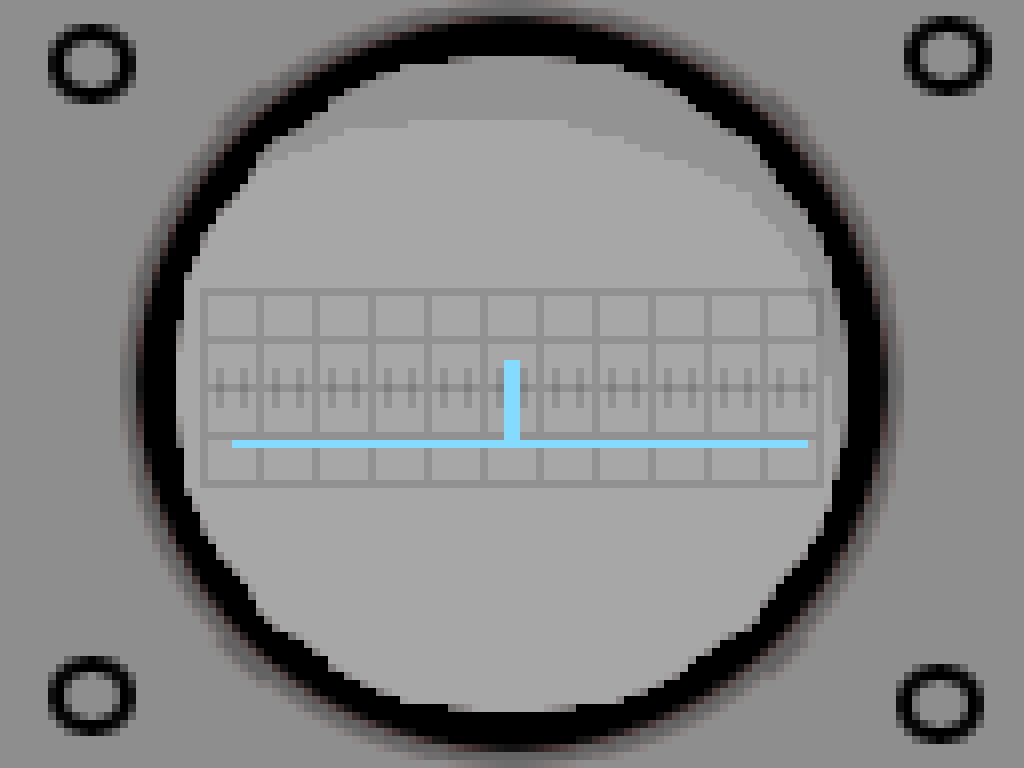
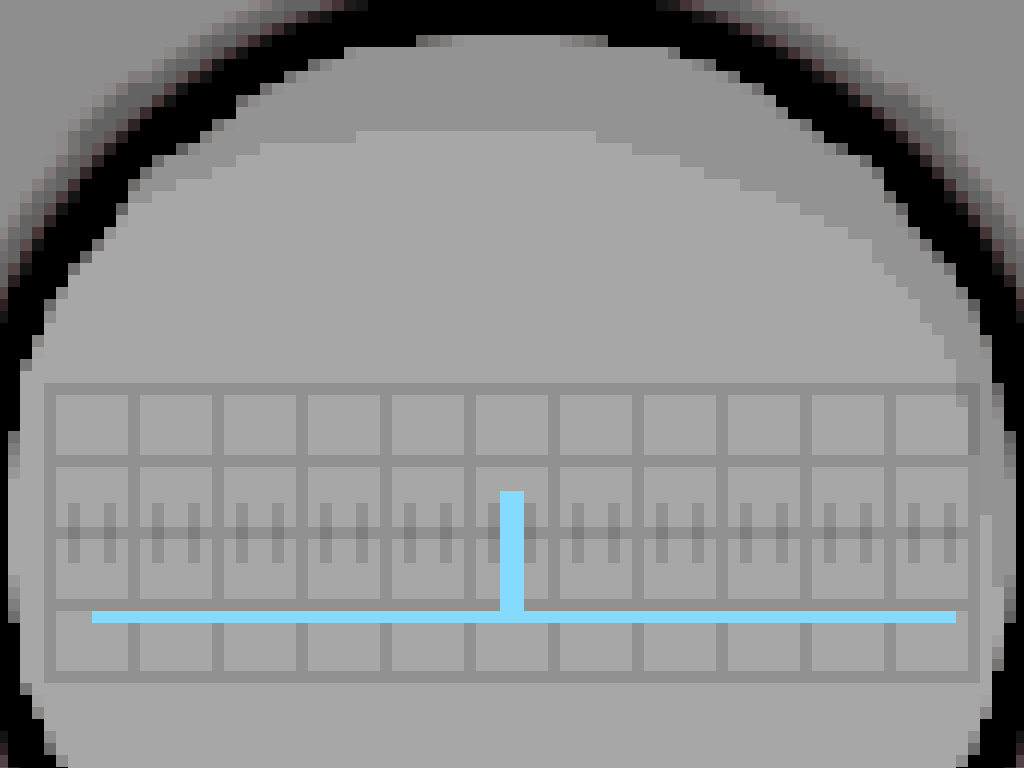
Comparing the layer stacks of the two 1024×768 images. Changes:
painted on "Calque 10" over (x1=68, y1=368, x2=956, y2=563)
painted on "Calque 9" over (x1=92, y1=360, x2=956, y2=623)
painted on "Calque 8" over (x1=44, y1=288, x2=980, y2=683)
painted on "Calque 7" over (x1=64, y1=32, x2=976, y2=728)
painted on "Calque 6" over (x1=48, y1=16, x2=992, y2=744)
painted on "Calque 4" over (x1=0, y1=23, x2=1024, y2=707)
painted on "Calque 2" over (x1=8, y1=35, x2=1016, y2=768)
painted on "Calque 5" over (x1=0, y1=0, x2=1024, y2=768)
painted on "Calque 1" over (x1=0, y1=0, x2=1024, y2=768)
